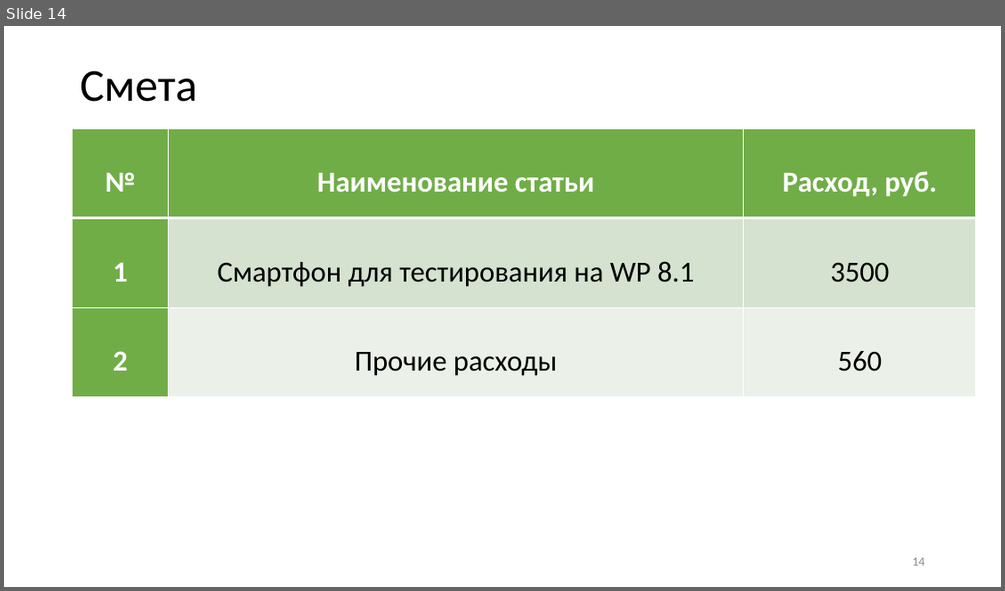
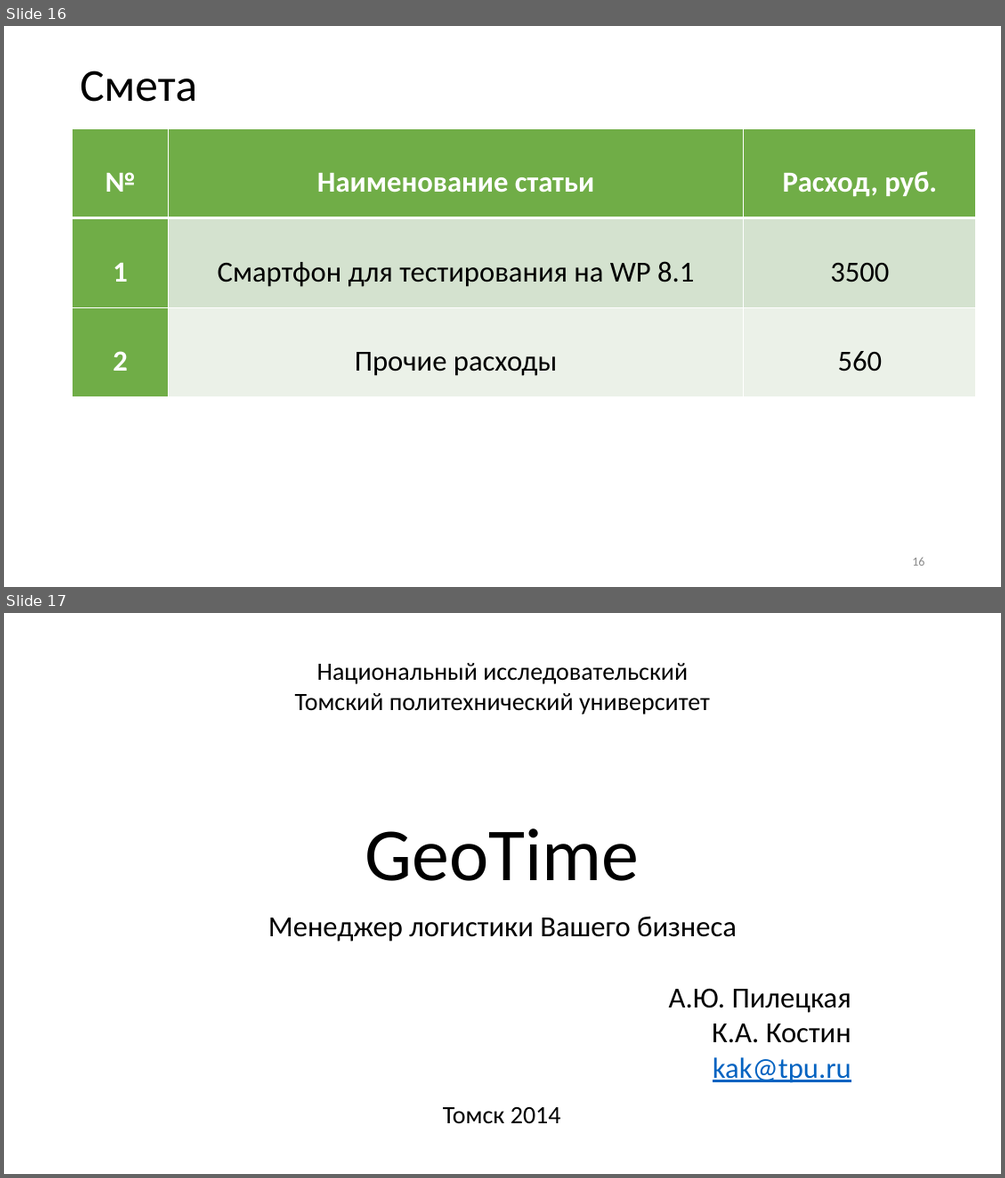
Before and after one commit to nocom91/GeoTime, a slide deck: Документы/GeoTimePresentation-remake.pptx. Shown one above the other, each under a label of ours: slide 14 before the commit, slides 16 and 17 after it. The pictures are 1005x591 and 1005x1178 pixels, drawn with LibreOffice and Linux fonts; fonts in the diff are those of the drawing; background and template pictures are left out. Boxes give left, top, right and bottom in pixels: in the first picture for what was removed or moved away, otherwise in the second. Text is boxed around its words. In the diff, an @@ line names an element or a change of style, - is before the commit and + after.

```diff
--- a/Документы/GeoTimePresentation-remake.pptx
+++ b/Документы/GeoTimePresentation-remake.pptx
@@ slide 17 added at [4, 613, 1001, 1174], background picture (left out) @@
@@ text added at [295, 663, 710, 714], 24 pt, text #000000 @@
+Национальный исследовательский
+Томский политехнический университет
@@ title added at [365, 828, 639, 881], 72 pt, text #000000 @@
+GeoTime
@@ subtitle added at [268, 916, 736, 941], 28 pt, text #000000 @@
+Менеджер логистики Вашего бизнеса
@@ text added at [669, 988, 851, 1083], 28 pt, text #000000 @@
+А.Ю. Пилецкая
+К.А. Костин
+kak@tpu.ru
@@ text added at [443, 1107, 561, 1123], 24 pt, text #000000 @@
+Томск 2014
@@ what was slide 14 is now slide 16 @@
@@ page number at [912, 557, 924, 565]: text changed @@
-14
+16
```
Also in this commit, not shown: 3 slides changed.
